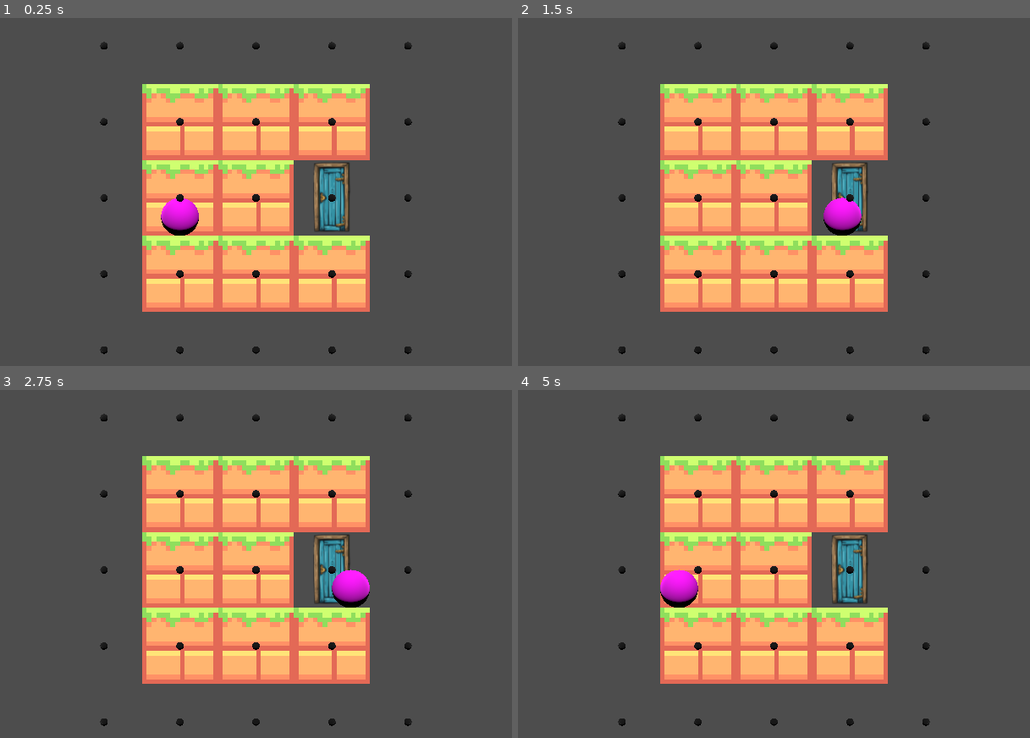
Above: before the commit, frames 1-4 (two rows, left to right).
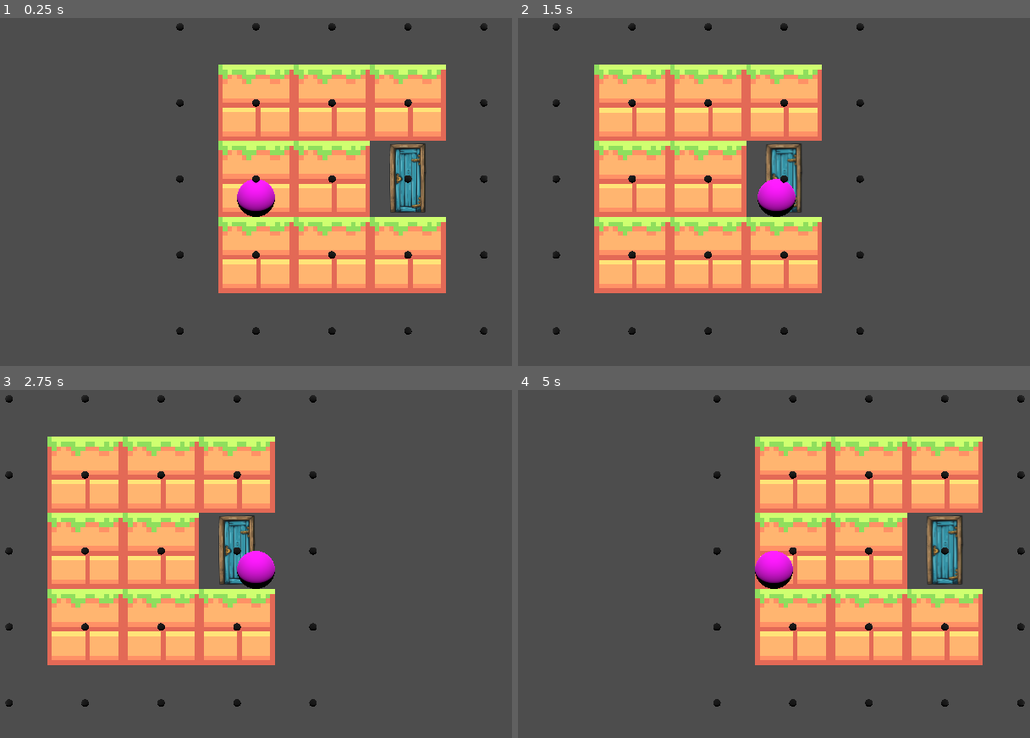
Above: after the commit, the same moments.

Repository: MagnusLucas/Fez-like
Game: Godot game, scene res://game.tscn
Two runs of this game, one before a commit and one after it. Both use one fixed random seed, a clock stepped at 60 frames per second and the inputs below.
Inputs:
- Up to frame 1 (0.25 s): no input
- Up to frame 2 (1.5 s): tap Enter at 0.5 s; hold D (go_right) 0.53-1.28 s; tap Space (jump) at 0.77 s; hold S (rotate_down) from 1.28 s (still down)
- Up to frame 3 (2.75 s): tap Space (jump) at 1.52 s; release S (rotate_down) at 2.03 s; hold D (go_right) from 2.03 s (still down)
- Up to frame 4 (5 s): tap Space (jump) at 2.75, 3.02, 3.77, 4.52 s; release D (go_right) at 2.78 s; hold W (rotate_up) 2.78-3.53 s; hold A (go_left) from 3.53 s (still down)

The runs differ from the first frame. In frame 1, 36% of the frame differs, in the area x 19-96%, y 1-97%; in frame 2, 36%; in frame 3, 40%, in the area x 0-81%, y 1-97%; in frame 4, 40%.

Commit message:
Fixed bug with camera not following the player

Diff:
--- a/Map/map.gd
+++ b/Map/map.gd
@@ -14,7 +14,7 @@
 func _ready() -> void:
 	_instantiate_scripted_scenes()
 	if camera_follows_player:
-		var player = find_child("Player")
+		var player = find_child("Player", false, false)
 		$CameraOrigin.player = player
 
 func _instantiate_scripted_scenes() -> void:
